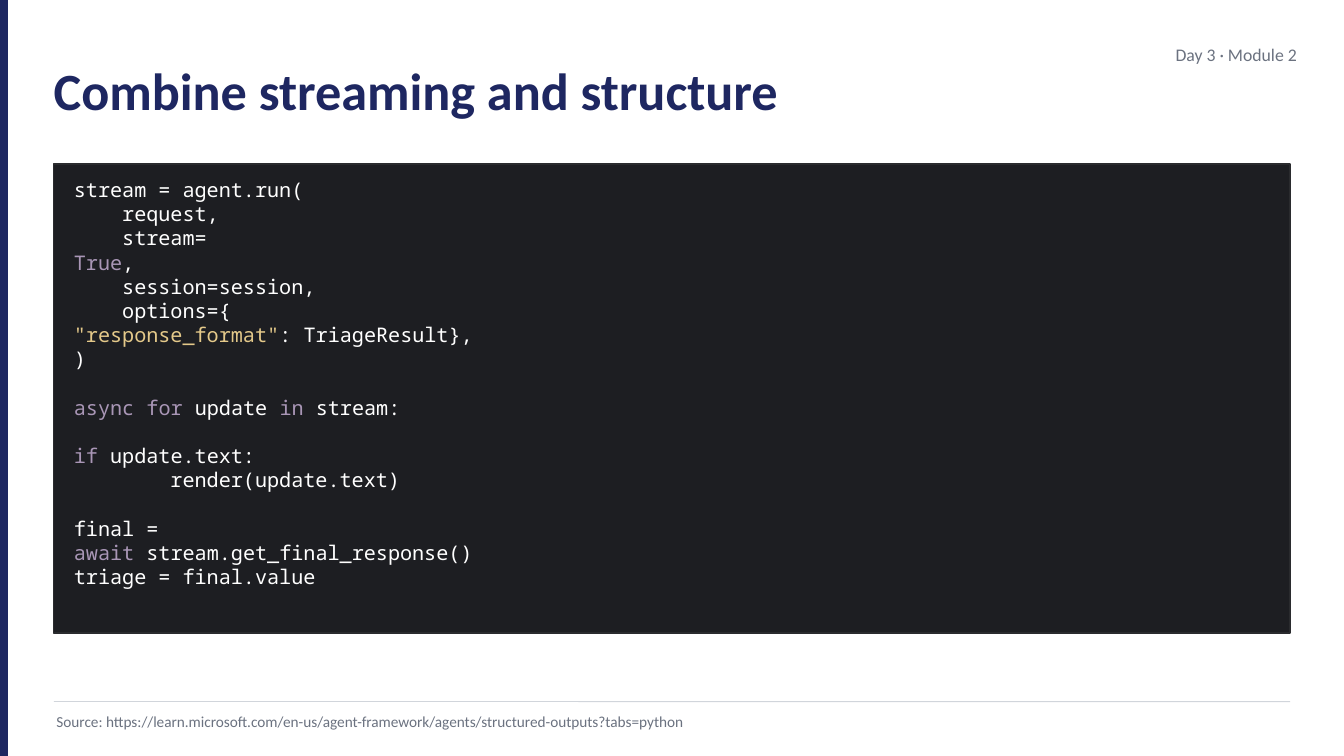
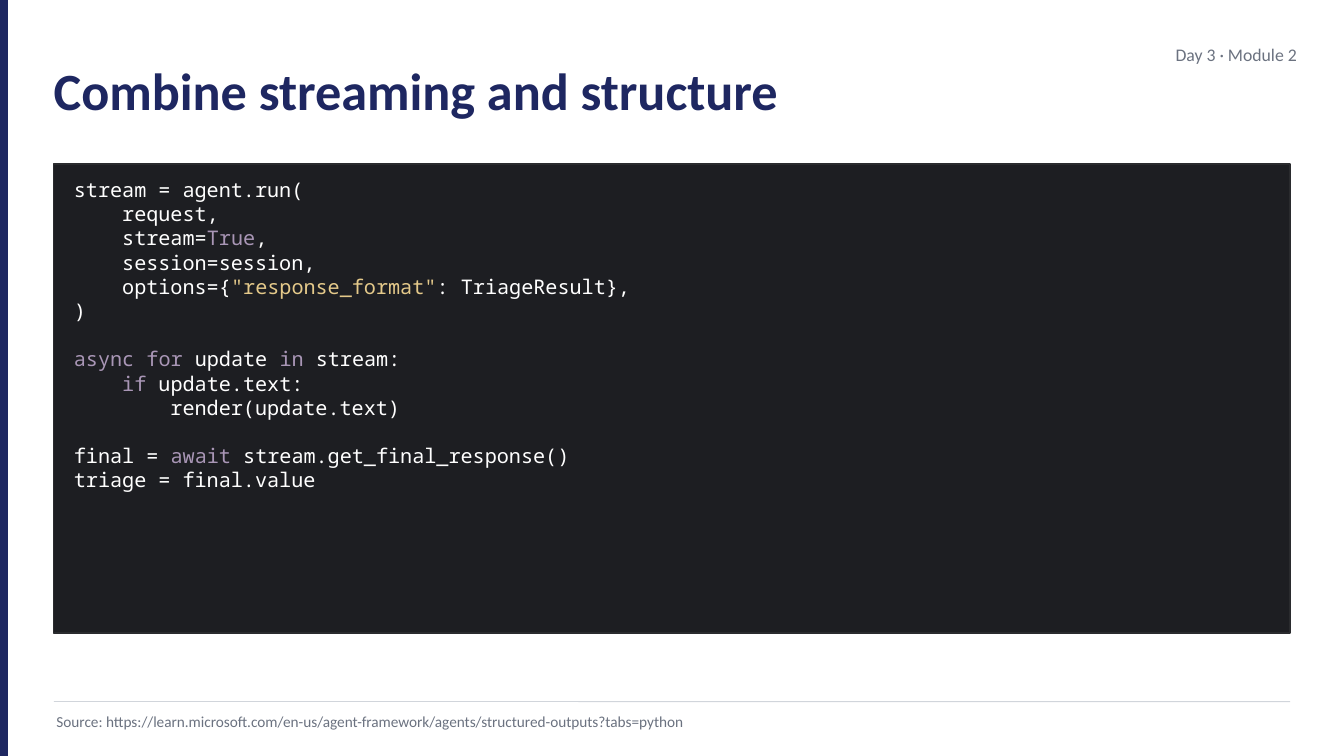
Before and after one commit to JimPiquant/Building-AI-Apps-and-Agents, a slide deck: slide 8 of decks/day3/module-2-streaming-structured.pptx (slide 9 before the commit). Drawn at 1344x756 pixels with LibreOffice and Linux fonts; fonts in the diff are those of the drawing. Boxes give left, top, right and bottom in pixels: in the first picture for what was removed or moved away, otherwise in the second. Text is boxed around its words. In the diff, an @@ line names an element or a change of style, - is before the commit and + after.

```diff
--- a/decks/day3/module-2-streaming-structured.pptx
+++ b/decks/day3/module-2-streaming-structured.pptx
@@ text at box(122, 230, 267, 248): text changed @@
-stream=
-True,
+stream=True,
@@ text at box(74, 278, 630, 371): text changed @@
-options={
-"response_format": TriageResult},
-)
-async for update in stream:
+options={"response_format": TriageResult},
+)
+async for update in stream:
@@ text at box(74, 447, 569, 468): text changed @@
-final =
-await stream.get_final_response()
+final = await stream.get_final_response()
```
Also in this commit, not shown: 8 other slides changed, 2 slides removed, 28 other files.
